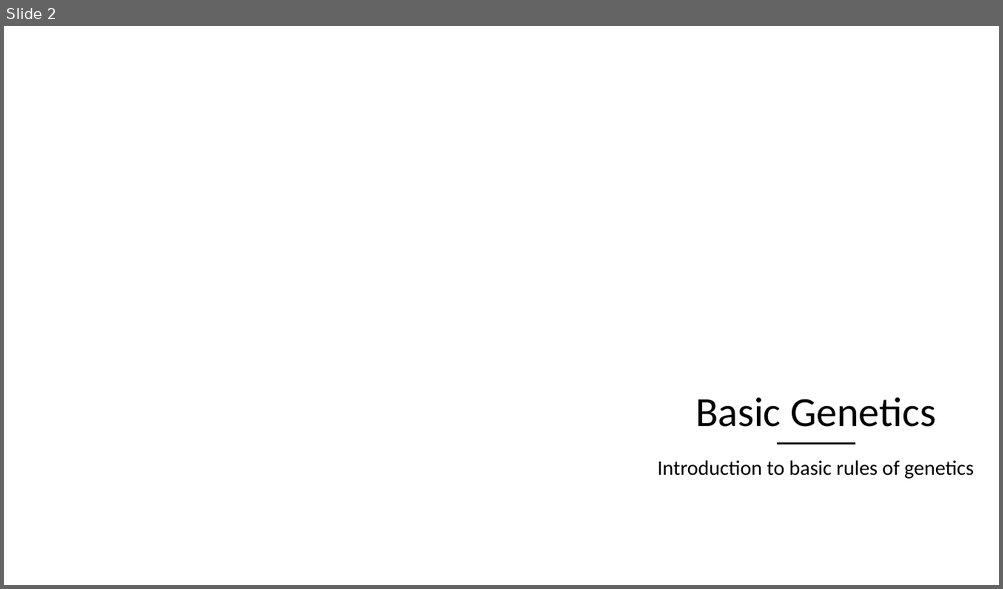
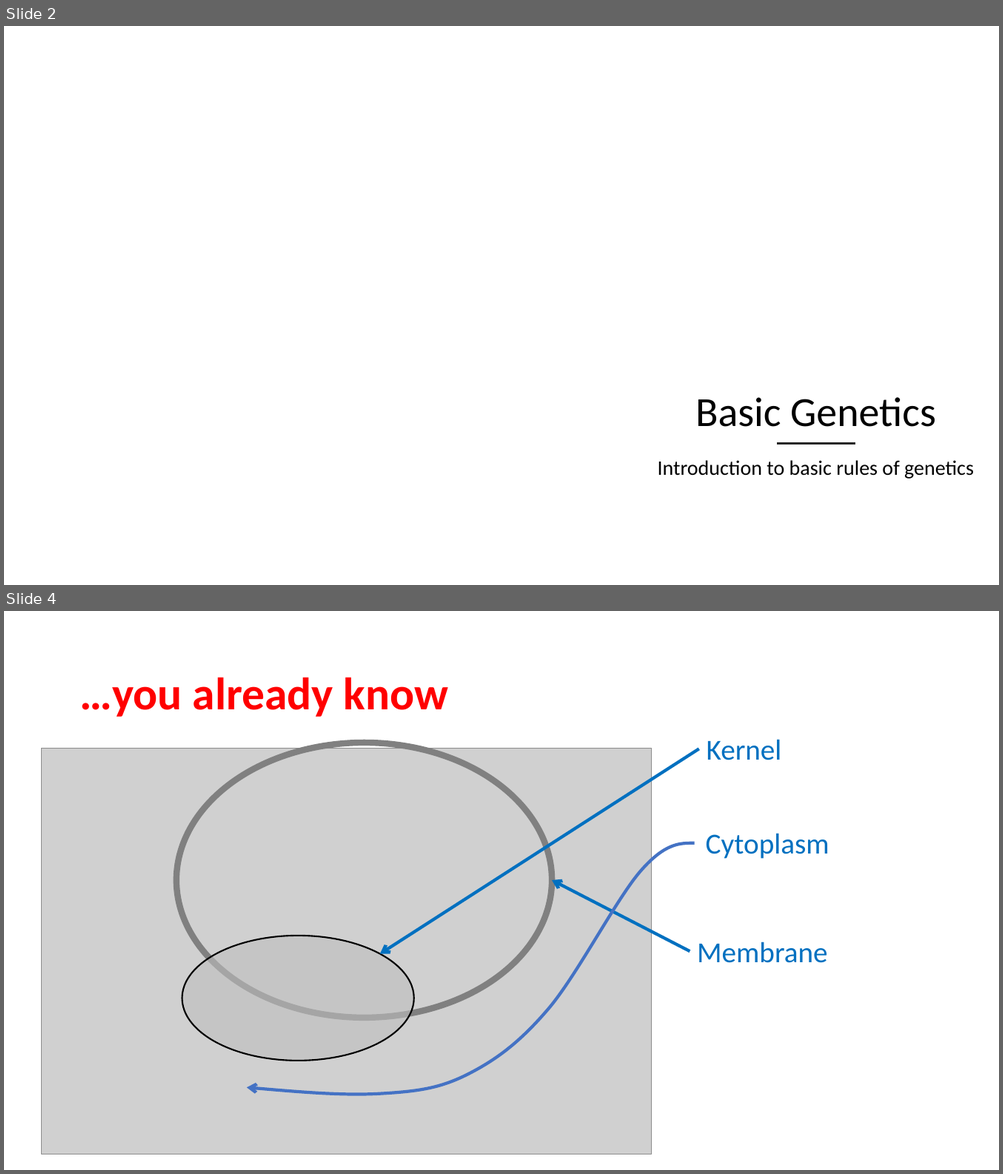
Before and after one commit to pauldubois98/PanicNightWorkshop, a slide deck: SolvingNimsGame.pptx. Shown one above the other, each under a label of ours: slide 2 before the commit, slides 2 and 4 after it; the slides between them are not shown. The pictures are 1003x589 and 1003x1174 pixels, drawn with LibreOffice and Linux fonts; fonts in the diff are those of the drawing; grey boxes stand for pictures; background and template pictures are left out. Boxes give left, top, right and bottom in pixels: in the first picture for what was removed or moved away, otherwise in the second. Text is boxed around its words. In the diff, an @@ line names an element or a change of style, - is before the commit and + after.

```diff
--- a/SolvingNimsGame.pptx
+++ b/SolvingNimsGame.pptx
@@ slide 4 added at [4, 611, 999, 1170], background #FFFFFF @@
@@ title added at [79, 677, 448, 717], 44 pt, text #FF0000, bold @@
+…you already know
@@ ellipse added at [176, 743, 552, 1019], outline #808080 6 pt @@
@@ text added at [706, 739, 782, 760], 28 pt, text #0070C0 @@
+Kernel
@@ picture added at [41, 749, 651, 1156] @@
@@ arrow added from (699, 749) to (380, 954), #0070C0 3 pt @@
@@ freeform shape added at [247, 843, 694, 1094], outline #4472C4 3 pt @@
@@ text added at [706, 833, 829, 859], 28 pt, text #0070C0 @@
+Cytoplasm
@@ arrow added from (690, 951) to (552, 880), #0070C0 3 pt @@
@@ ellipse added at [182, 936, 415, 1061], fill #BFBFBF at 60% opacity, outline #000000 1.5 pt @@
@@ text added at [697, 942, 827, 963], 28 pt, text #0070C0 @@
+Membrane
```
Also in this commit, not shown: 1 other slide added.
